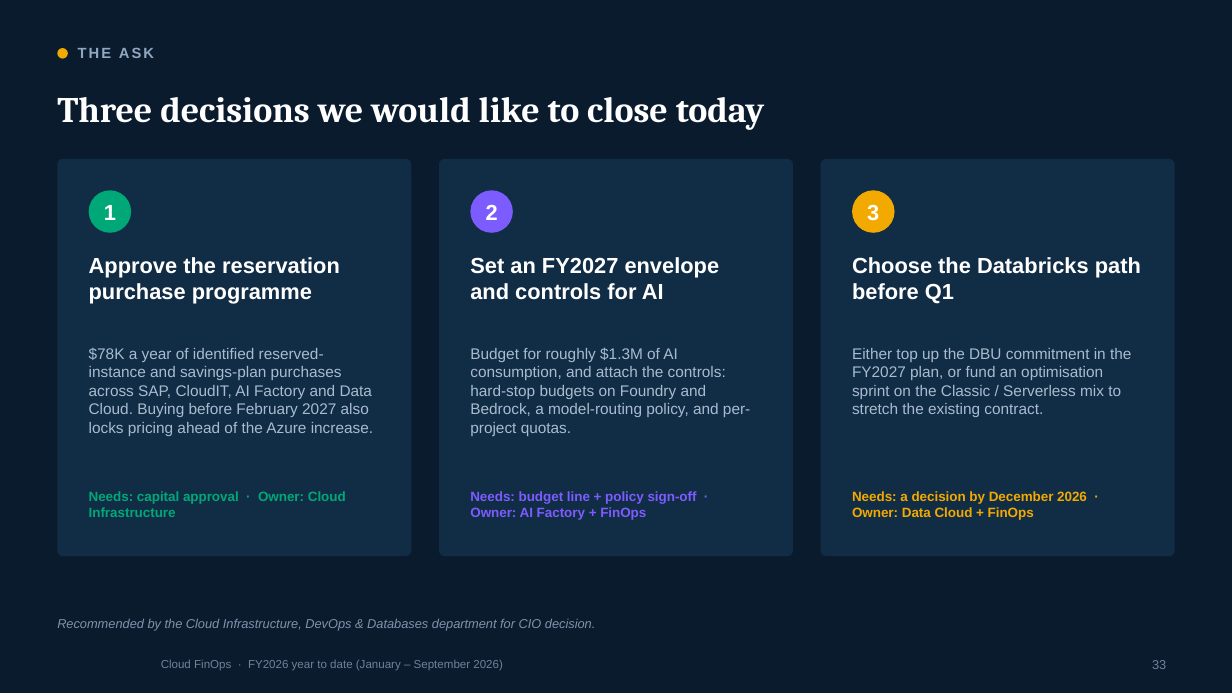
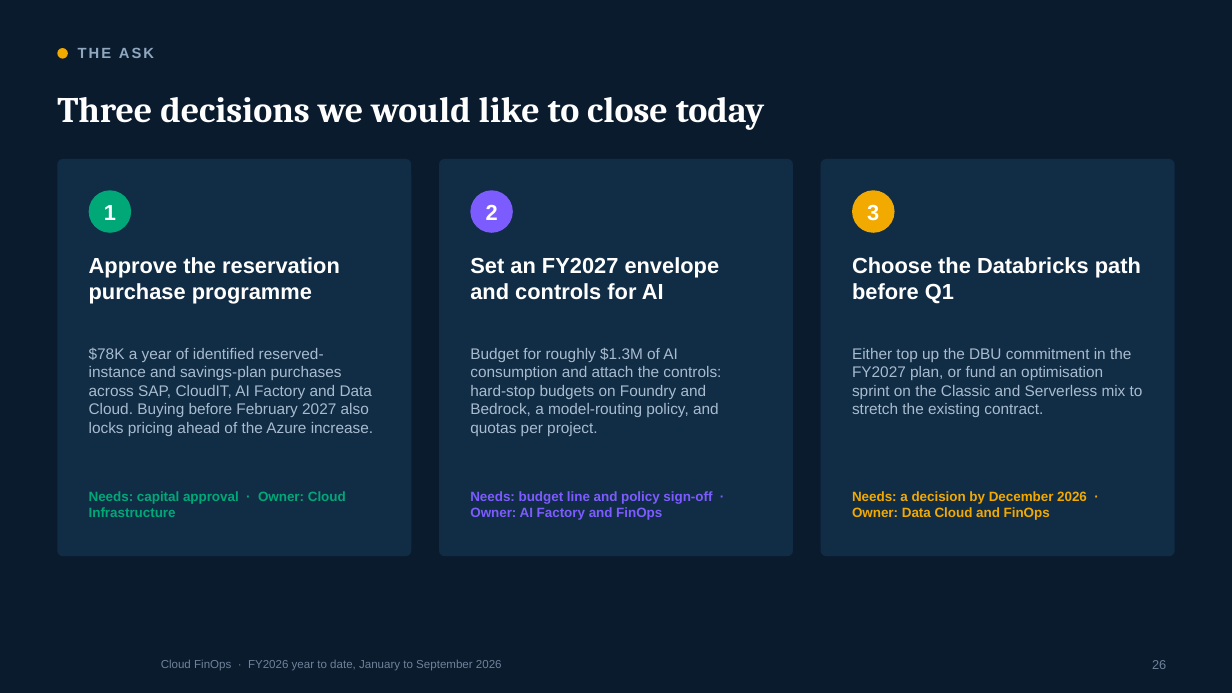
Before and after one commit to arielga5-code/Finops, a slide deck: slide 26 of presentations/Cloud_FinOps_Harel_September_2026_CIO_Redesign_v2.pptx (slide 33 before the commit). Drawn at 1232x693 pixels with LibreOffice and Linux fonts; fonts in the diff are those of the drawing; background and template pictures are left out. Boxes give left, top, right and bottom in pixels: in the first picture for what was removed or moved away, otherwise in the second. Text is boxed around its words. In the diff, an @@ line names an element or a change of style, - is before the commit and + after.

```diff
--- a/presentations/Cloud_FinOps_Harel_September_2026_CIO_Redesign_v2.pptx
+++ b/presentations/Cloud_FinOps_Harel_September_2026_CIO_Redesign_v2.pptx
@@ text at (470, 347, 721, 436): text changed @@
-Budget for roughly $1.3M of AI consumption, and attach the controls: hard-stop budgets on Foundry and Bedrock, a model-routing policy, and per-project quotas.
+Budget for roughly $1.3M of AI consumption and attach the controls: hard-stop budgets on Foundry and Bedrock, a model-routing policy, and quotas per project.
@@ text at (852, 348, 1143, 417): text changed @@
-Either top up the DBU commitment in the FY2027 plan, or fund an optimisation sprint on the Classic / Serverless mix to stretch the existing contract.
+Either top up the DBU commitment in the FY2027 plan, or fund an optimisation sprint on the Classic and Serverless mix to stretch the existing contract.
@@ text at (470, 491, 712, 520): text changed @@
-Needs: budget line + policy sign-off · Owner: AI Factory + FinOps
+Needs: budget line and policy sign-off · Owner: AI Factory and FinOps
@@ text at (852, 491, 1087, 520): text changed @@
-Needs: a decision by December 2026 · Owner: Data Cloud + FinOps
+Needs: a decision by December 2026 · Owner: Data Cloud and FinOps
@@ text removed at (57, 619, 595, 631) @@
-Recommended by the Cloud Infrastructure, DevOps & Databases department for CIO decision.
@@ text at (161, 660, 502, 670): text changed @@
-Cloud FinOps · FY2026 year to date (January – September 2026)
+Cloud FinOps · FY2026 year to date, January to September 2026
@@ page number at (1152, 660, 1166, 669): text changed @@
-33
+26
```
Also in this commit, not shown: 39 other slides changed, 1 slide added, 1 slide removed, 11 other files.
